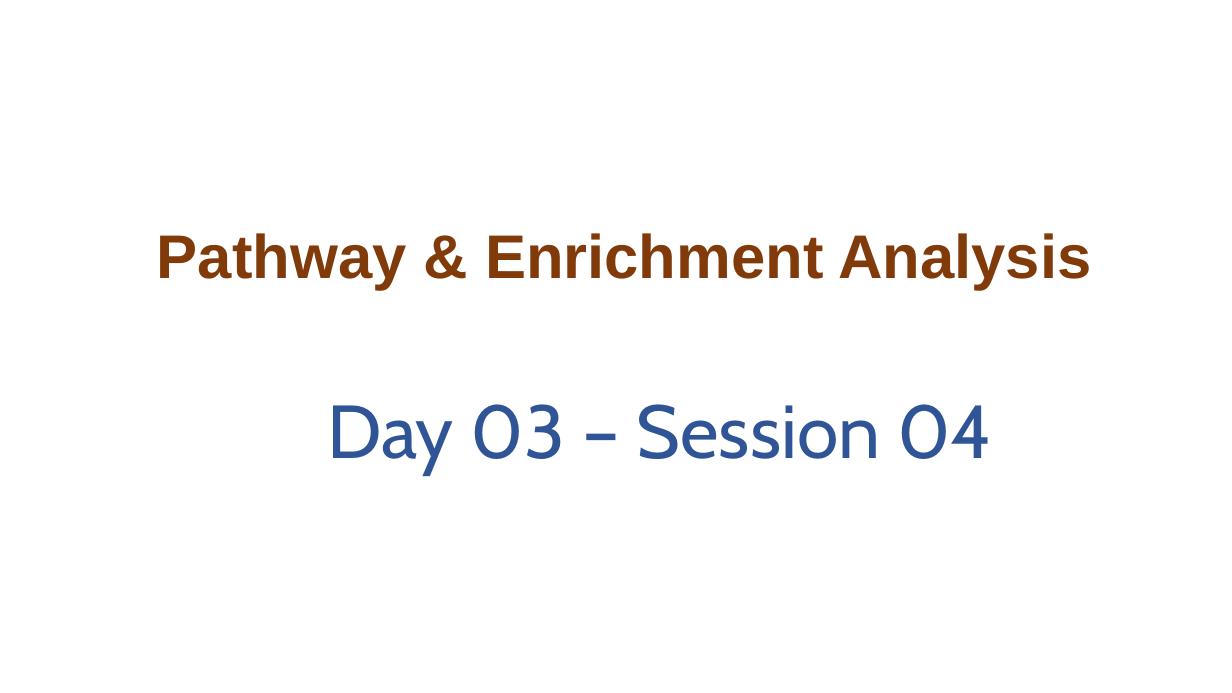
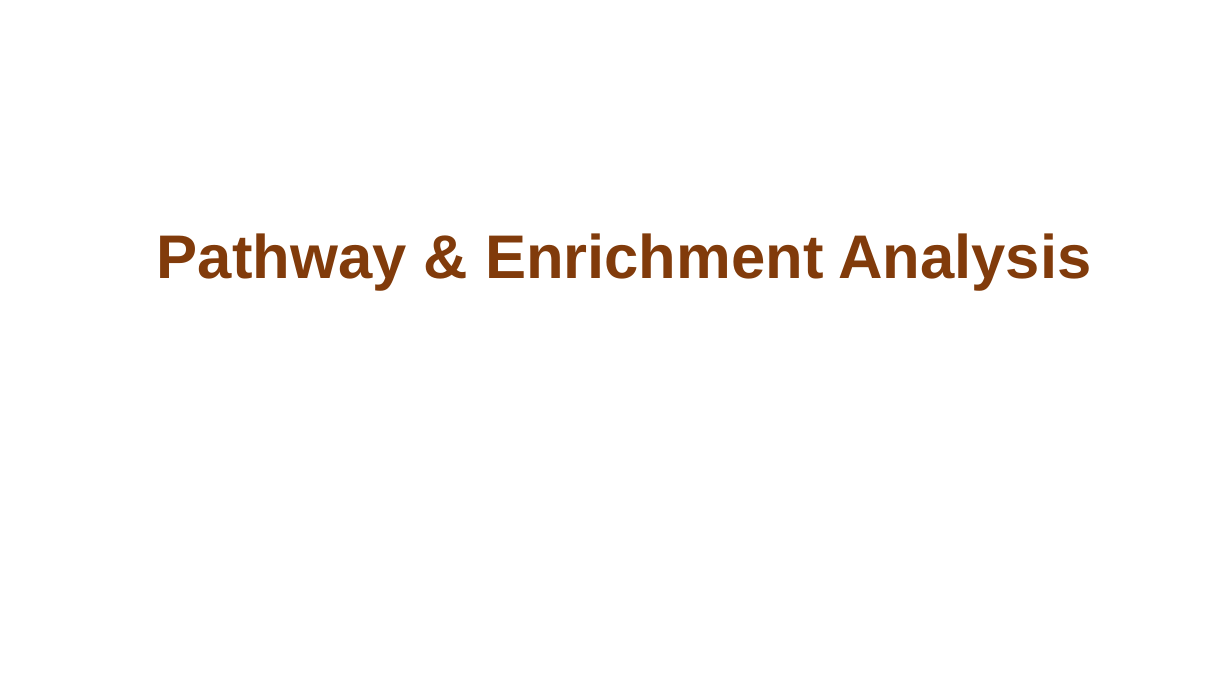
Before and after one commit to NorahSAlghamdi/bioinformatics-HCT-Training, a slide deck: slide 33 of Day6_Slides_Differential_Expression_v2.pptx (slide 28 before the commit). Drawn at 1232x693 pixels with LibreOffice and Linux fonts; fonts in the diff are those of the drawing. Boxes give left, top, right and bottom in pixels: in the first picture for what was removed or moved away, otherwise in the second. Text is boxed around its words. In the diff, an @@ line names an element or a change of style, - is before the commit and + after.

```diff
--- a/Day6_Slides_Differential_Expression_v2.pptx
+++ b/Day6_Slides_Differential_Expression_v2.pptx
@@ text removed at <box>327,404,993,474</box> @@
-Day 03 – Session 04
```
Also in this commit, not shown: 7 other slides changed, 7 slides added, 6 slides removed.
